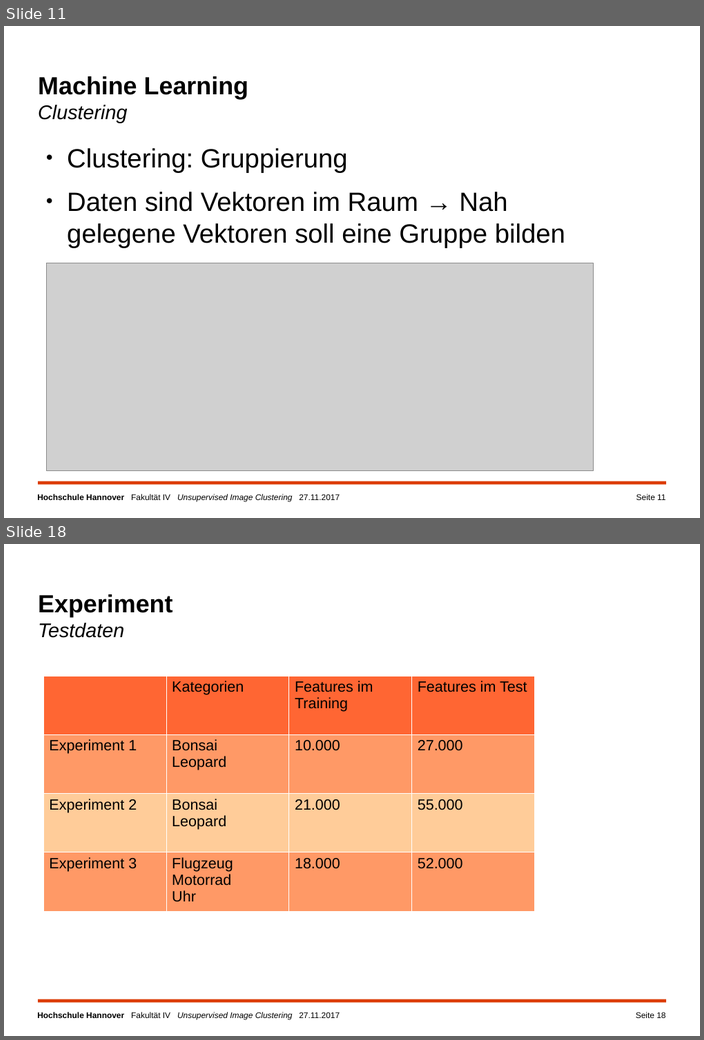
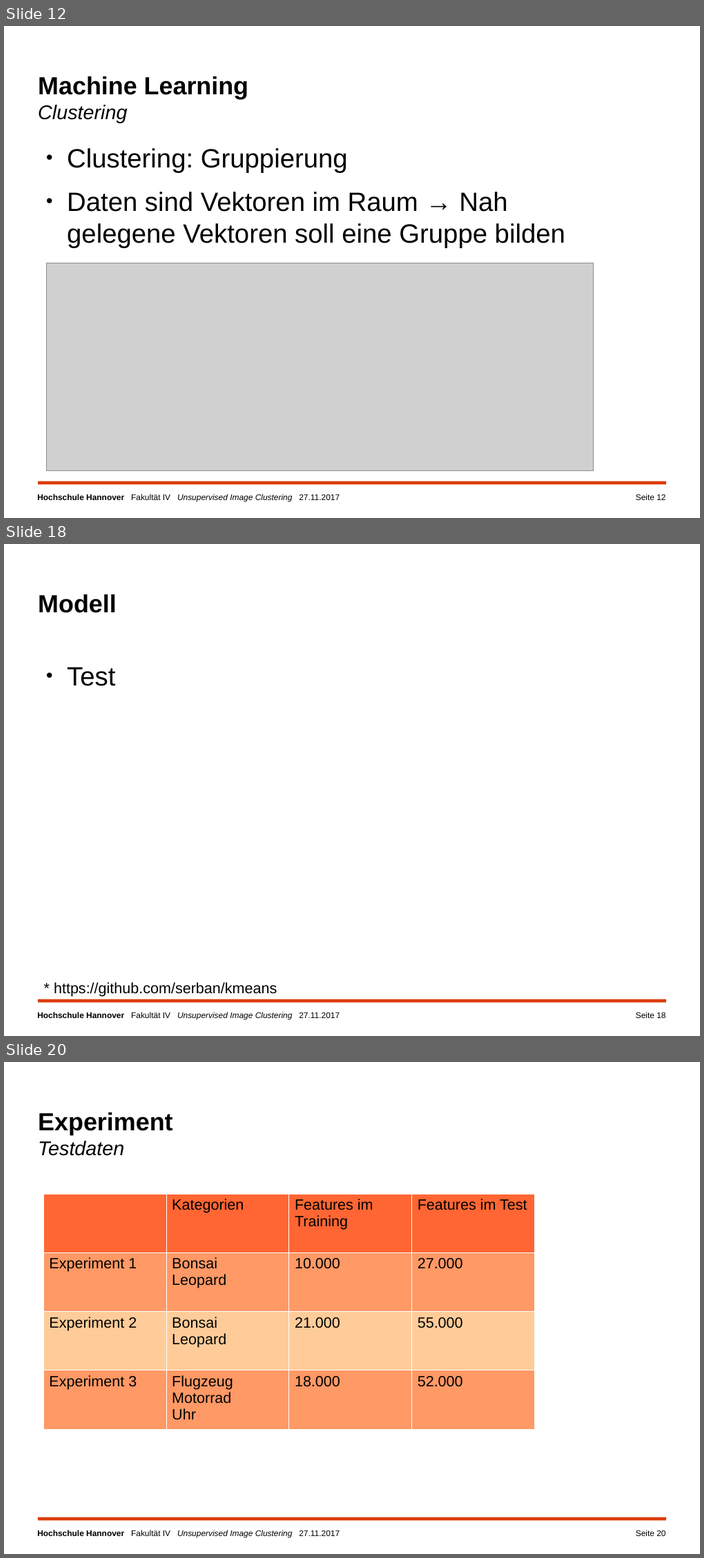
Before and after one commit to a-cl/ma-thesis, a slide deck: kolloquim.pptx. Shown one above the other, each under a label of ours: slides 11 and 18 before the commit, slides 12, 18 and 20 after it; the slides between them are not shown. The pictures are 704x1040 and 704x1558 pixels, drawn with LibreOffice and Linux fonts; fonts in the diff are those of the drawing; grey boxes stand for pictures; background and template pictures are left out. Boxes give left, top, right and bottom in pixels: in the first picture for what was removed or moved away, otherwise in the second. Text is boxed around its words. In the diff, an @@ line names an element or a change of style, - is before the commit and + after.

```diff
--- a/kolloquim.pptx
+++ b/kolloquim.pptx
@@ slide 18 added at (4,544,700,1036), background #FFFFFF; not listed: 2 template elements that a slide beside it also shows @@
@@ text added at (38,594,116,613), 30 pt, text #000000, bold @@
+Modell
@@ text added at (67,667,115,686), 32 pt, text #000000 @@
+● Test
@@ text added at (54,982,277,997), 18 pt, text #000000 @@
+* https://github.com/serban/kmeans
@@ page number added at (635,1012,665,1018), 10 pt, text #000000 @@
+Seite 18
@@ what was slide 11 is now slide 12 @@
@@ page number at (635,494,665,500): text changed @@
-Seite 11
+Seite 12
@@ what was slide 18 is now slide 20 @@
@@ page number at (635,1530,665,1536): text changed @@
-Seite 18
+Seite 20
```
Also in this commit, not shown: 8 slides changed, 1 other slide added.
